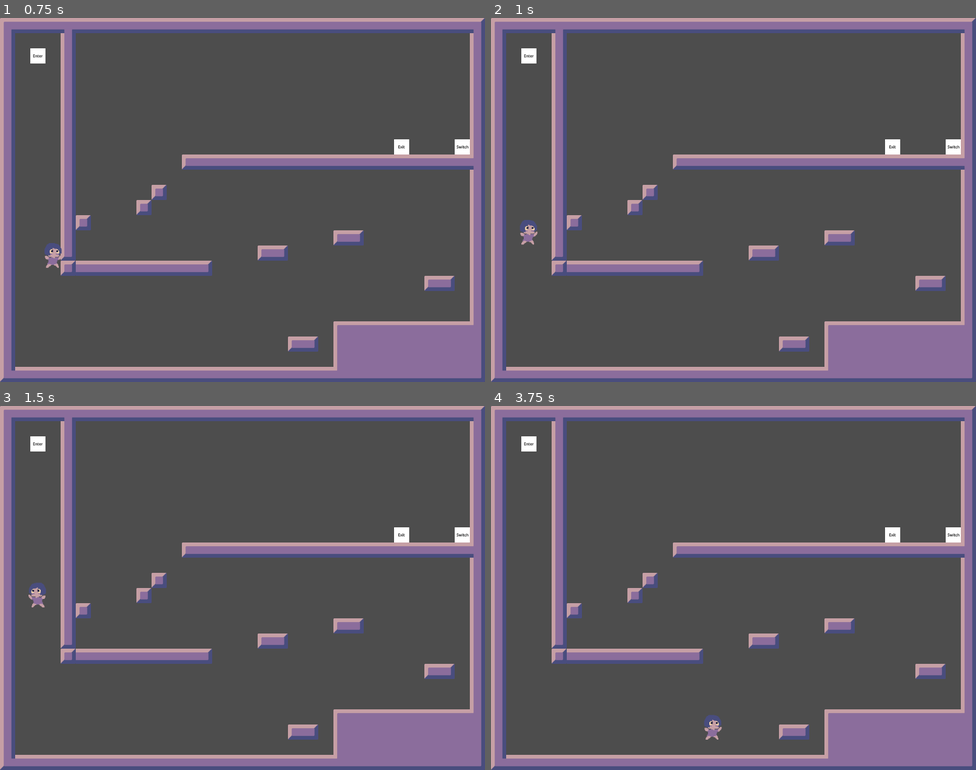
Above: before the commit, frames 1-4 (two rows, left to right).
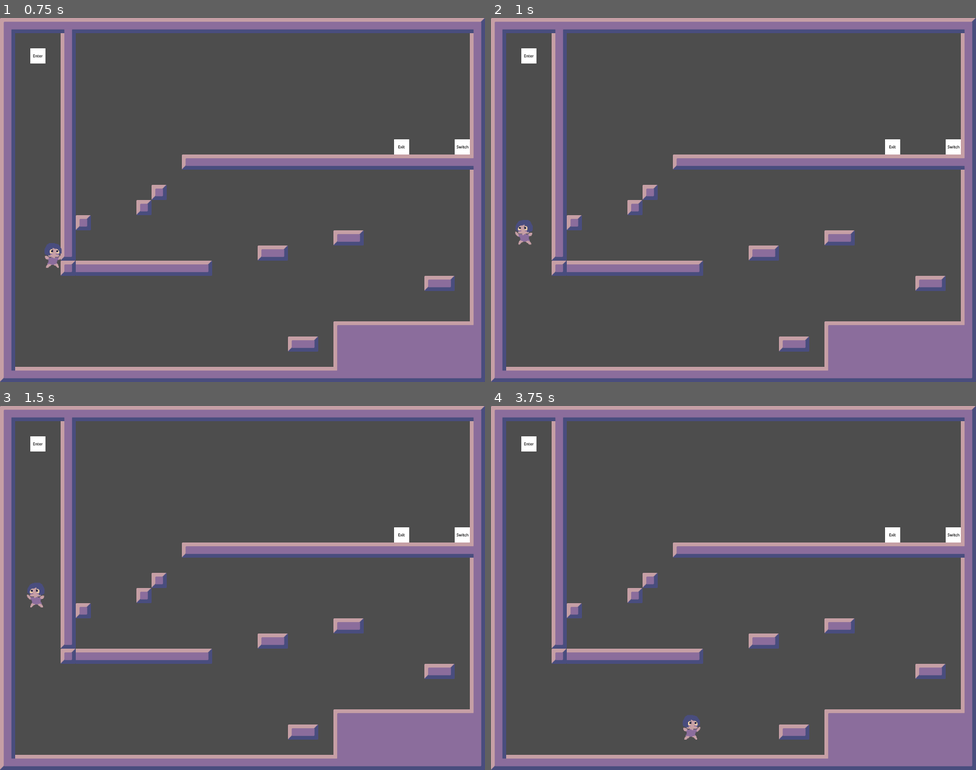
Above: after the commit, the same moments.

Repository: 3k2ng/mj160
Game: Godot game, scene res://scenes/demo.tscn
Two runs of this game, one before a commit and one after it. Both use one fixed random seed, a clock stepped at 60 frames per second and the inputs below.
Inputs:
- Up to frame 1 (0.75 s): tap Enter (ui_accept) at 0.5, 0.6 s; hold Right (ui_right) from 0.53 s (still down)
- Up to frame 2 (1 s): keep holding Right (ui_right); tap Enter (ui_accept) at 0.77 s
- Up to frame 3 (1.5 s): keep holding Right (ui_right); tap Enter (ui_accept) at 1.07, 1.35 s
- Up to frame 4 (3.75 s): tap Enter (ui_accept) at 1.52, 1.82, 2.1, 2.85, 3.02, 3.32, 3.6 s; release Right (ui_right) at 2.03 s; hold Left (ui_left) 2.03-2.78 s; hold Right (ui_right) from 2.78 s (still down)

Frame 1 is identical in both runs. In frame 2, 0.2% of the frame differs, in the area x 5-10%, y 55-63%; in frame 3, less than 0.1%; in frame 4, 0.4%, in the area x 39-48%, y 84-92%.

Commit message:
jum bufering

Diff:
--- a/objects/player.tscn
+++ b/objects/player.tscn
@@ -170,11 +170,10 @@
 texture_filter = 1
 scale = Vector2(2, 2)
 script = ExtResource("1_dcg5u")
-SPEED = 1000.0
+SPEED = 900.0
 JUMP_VELOCITY = -1100.0
 WALL_JUMP_VELOCITY = 800.0
-ACCEL = 70.0
-COYOTE_TIME_MAX = 6
+ACCEL = 60.0
 
 [node name="AnimatedSprite2D" type="AnimatedSprite2D" parent="."]
 z_index = 5
--- a/scripts/player.gd
+++ b/scripts/player.gd
@@ -5,24 +5,25 @@
 
 @export var gravity_scale : float = 1
 
-@export var SPEED = 600.0
-@export var JUMP_VELOCITY = -500.0
-@export var WALL_JUMP_VELOCITY = -500.0
-@export var ACCEL = 500.0
+@export var SPEED: float = 600.0
+@export var JUMP_VELOCITY: float = -500.0
+@export var WALL_JUMP_VELOCITY: float = -500.0
+@export var ACCEL: float = 500.0
 
 var facing = 1
 var prefix = ""
 
-@export var COYOTE_TIME_MAX = 4
+@export var COYOTE_TIME_MAX: float = 4
 var coyote_time = 0
+@export var JUMP_BUFFER_MAX: float = 8
+var jump_buffer = 0
 
 # Get the gravity from the project settings to be synced with RigidBody nodes.
 var gravity = ProjectSettings.get_setting("physics/2d/default_gravity")
 
 
 func reset():
-	prefix = ""
-	sprite.play("idle")
+	light_switched_on()
 
 
 func _physics_process(delta):
@@ -35,16 +36,24 @@
 	if not is_on_floor():
 		velocity.y += gravity * delta * gravity_scale
 
-	# Handle jump.
+	# Coyote time.
 	if coyote_time >= 0:
 		coyote_time -= 1
 	if is_on_floor():
 		coyote_time = COYOTE_TIME_MAX
+	# Jump buffering.
+	if jump_buffer >= 0:
+		jump_buffer -= 1
+	# Jumping.
 	if Input.is_action_just_pressed("ui_accept") and (is_on_floor() or coyote_time > 0):
 		velocity.y = JUMP_VELOCITY
 	elif Input.is_action_just_pressed("ui_accept") and is_on_wall():
 		velocity.y = JUMP_VELOCITY
 		velocity.x = -facing * WALL_JUMP_VELOCITY
+	elif Input.is_action_just_pressed("ui_accept"):
+		jump_buffer = JUMP_BUFFER_MAX
+	elif jump_buffer > 0 and is_on_floor():
+		velocity.y = JUMP_VELOCITY
 
 	# Get the input direction and handle the movement/deceleration.
 	# As good practice, you should replace UI actions with custom gameplay actions.
@@ -69,6 +78,8 @@
 
 func light_switched_off():
 	prefix = "dark_"
+	handle_animations()
 
 func light_switched_on():
 	prefix = ""
+	handle_animations()
